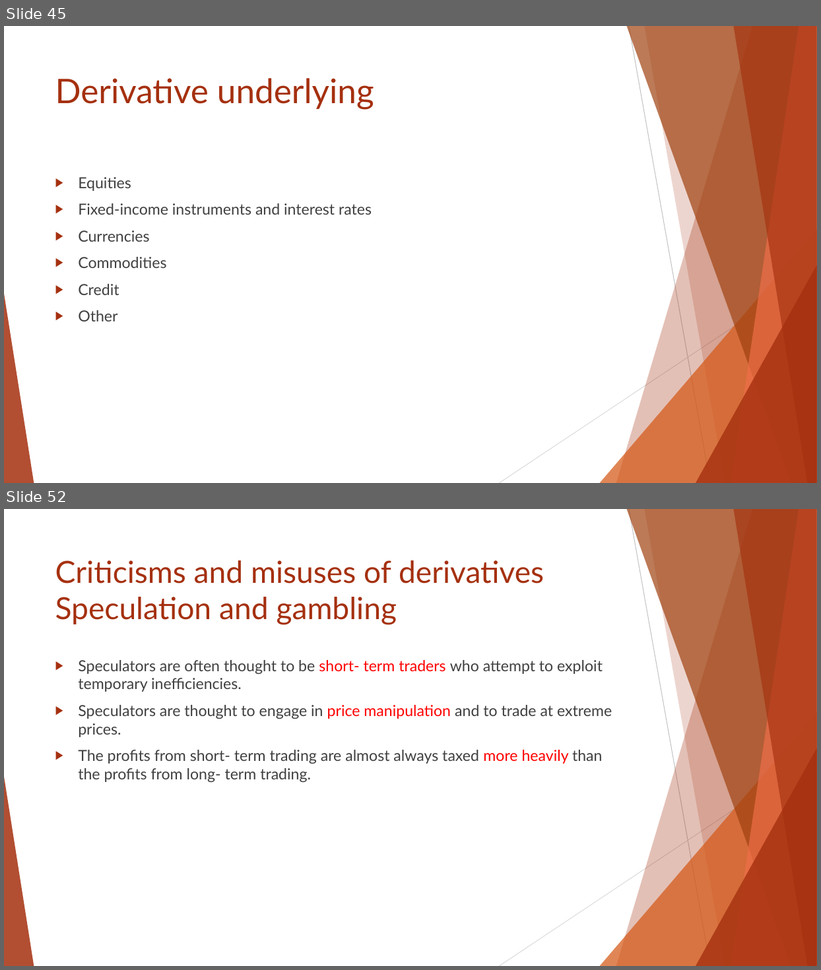
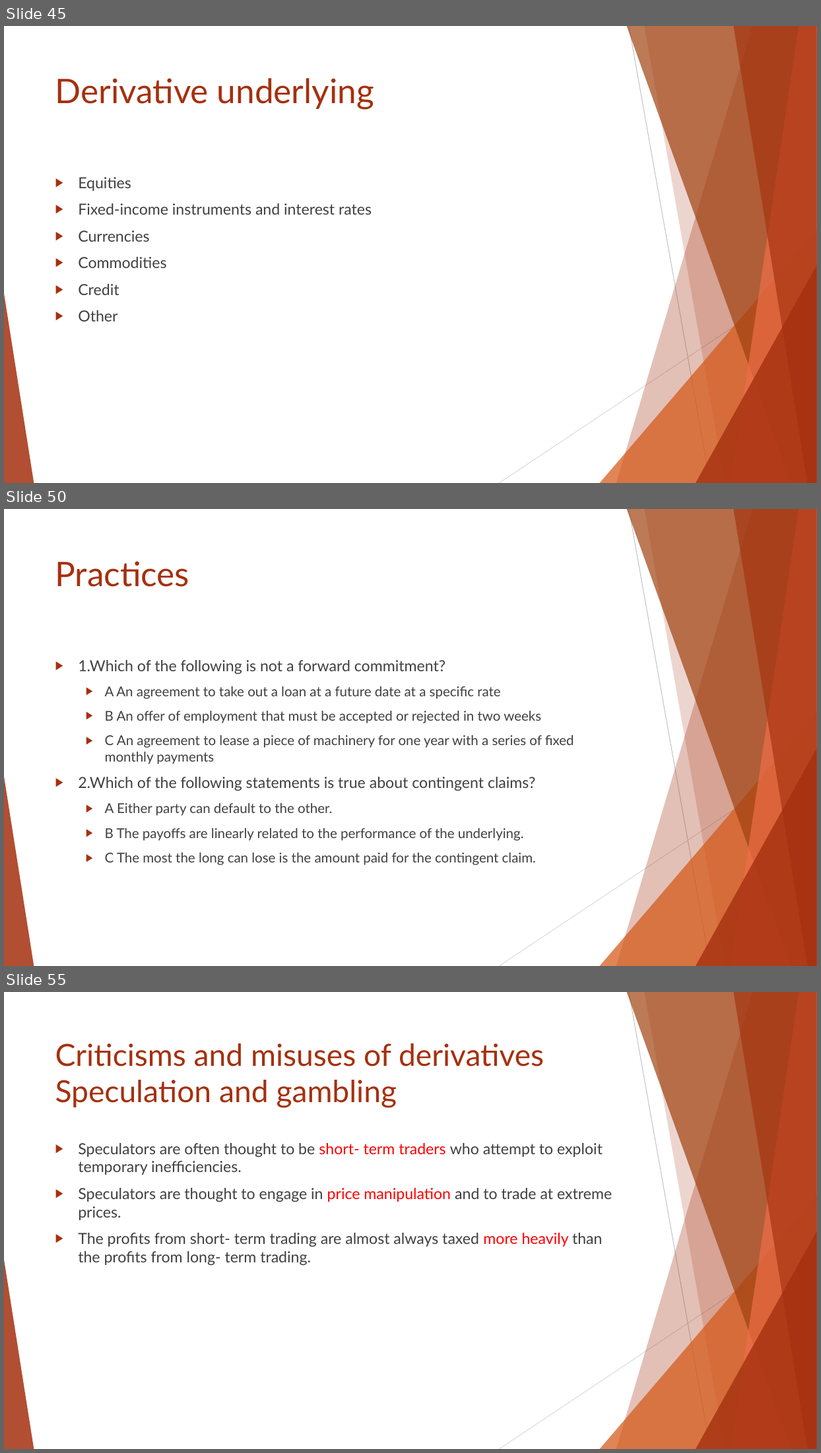
Before and after one commit to Isco0530/data, a slide deck: Reading 45.pptx. Shown one above the other, each under a label of ours: slides 45 and 52 before the commit, slides 45, 50 and 55 after it; the slides between them are not shown. The pictures are 821x970 and 821x1453 pixels, drawn with LibreOffice and Linux fonts; fonts in the diff are those of the drawing. Boxes give left, top, right and bottom in pixels: in the first picture for what was removed or moved away, otherwise in the second. Text is boxed around its words. In the diff, an @@ line names an element or a change of style, - is before the commit and + after.

```diff
--- a/Reading 45.pptx
+++ b/Reading 45.pptx
@@ slide 50 added at [4, 509, 817, 966], background #FFFFFF; not listed: 10 template elements that a slide beside it also shows @@
@@ title added at [55, 561, 189, 587], 40 pt, text #A5300F @@
+Practices
@@ text added at [78, 660, 574, 865], 16 pt, text #404040 @@
+▶ 1.Which of the following is not a forward commitment?
+  ▶ A An agreement to take out a loan at a future date at a specific rate
+  ▶ B An offer of employment that must be accepted or rejected in two weeks
+  ▶ C An agreement to lease a piece of machinery for one year with a series of fixed monthly payments
+▶ 2.Which of the following statements is true about contingent claims?
+  ▶ A Either party can default to the other.
+  ▶ B The payoffs are linearly related to the performance of the underlying.
+  ▶ C The most the long can lose is the amount paid for the contingent claim.
@@ what was slide 52 is now slide 55 @@
```
Also in this commit, not shown: 12 slides changed, 2 other slides added.
